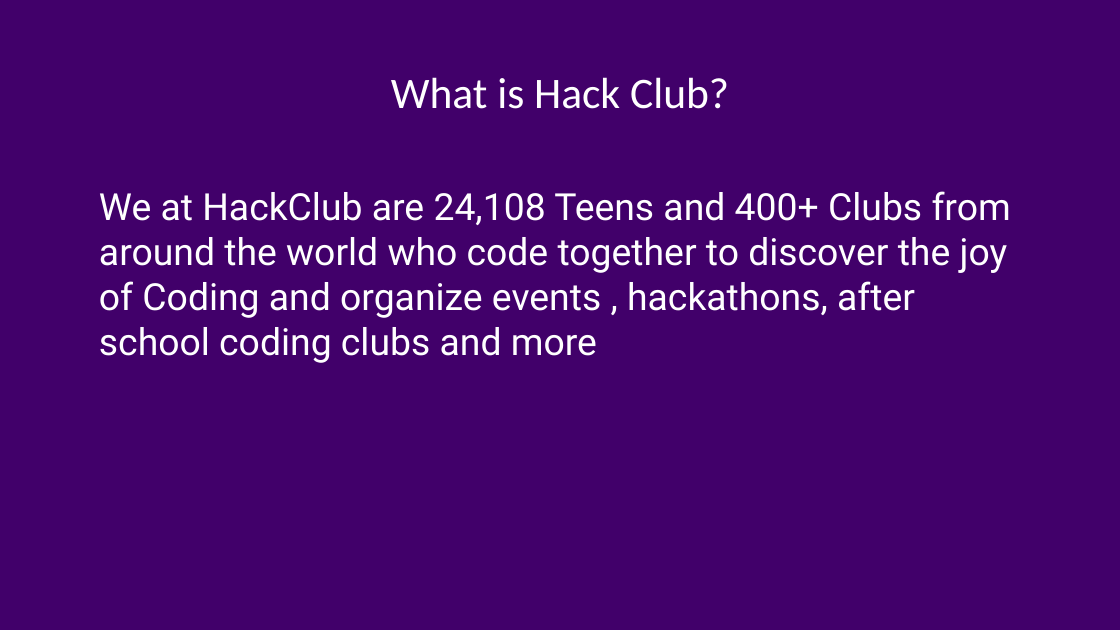
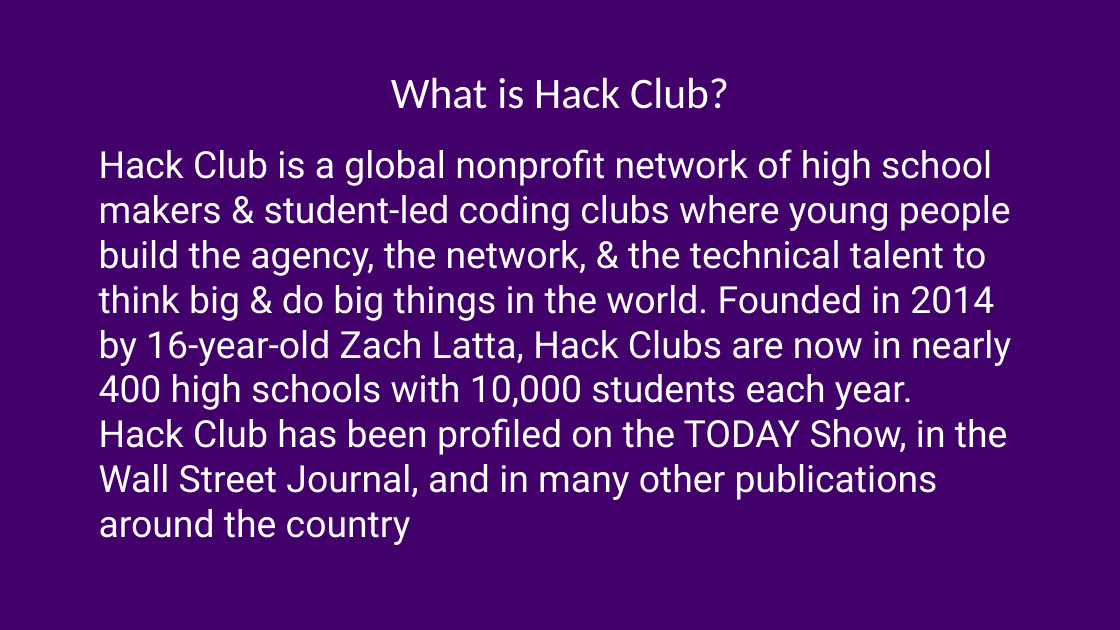
Before and after one commit to Hrushal-Nikhare/Hack-Club-Proposal, a slide deck: slide 5 of HackClub Final.pptx. Drawn at 1120x630 pixels with LibreOffice and Linux fonts; fonts in the diff are those of the drawing; background and template pictures are left out. Boxes give left, top, right and bottom in pixels: in the first picture for what was removed or moved away, otherwise in the second. Text is boxed around its words. In the diff, an @@ line names an element or a change of style, - is before the commit and + after.

```diff
--- a/HackClub Final.pptx
+++ b/HackClub Final.pptx
@@ text at (99,149,1011,545): text changed @@
-We at HackClub are 24,108 Teens and 400+ Clubs from around the world who code together to discover the joy of Coding and organize events , hackathons, after school coding clubs and more
+Hack Club is a global nonprofit network of high school makers & student-led coding clubs where young people build the agency, the network, & the technical talent to think big & do big things in the world. Founded in 2014 by 16-year-old Zach Latta, Hack Clubs are now in nearly 400 high schools with 10,000 students each year.
+Hack Club has been profiled on the TODAY Show, in the Wall Street Journal, and in many other publications around the country
```
Also in this commit, not shown: 6 other slides changed.
